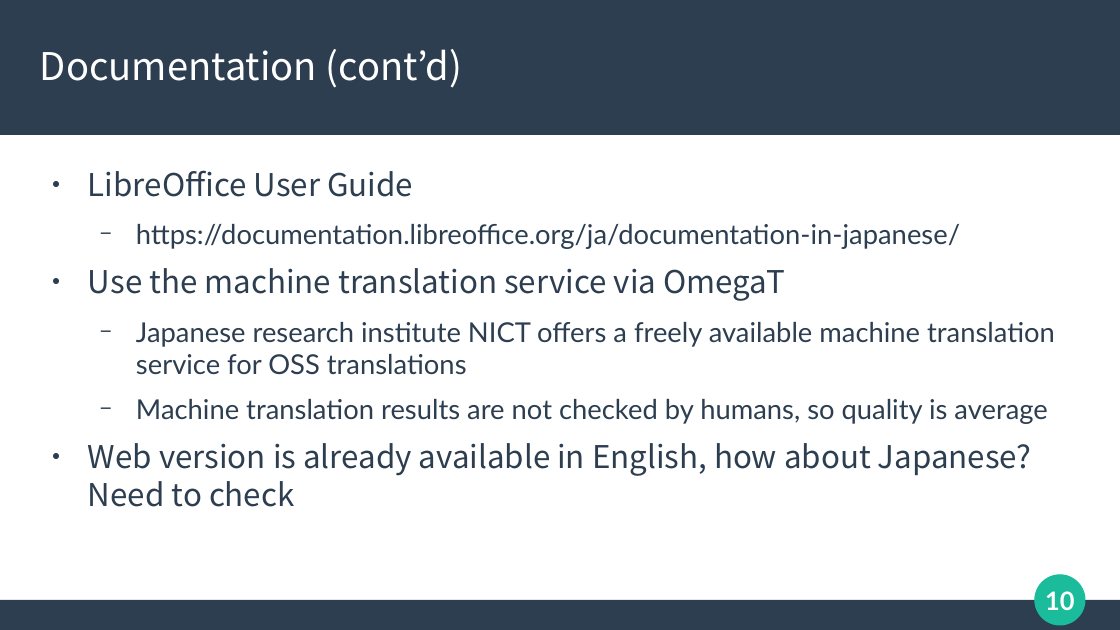
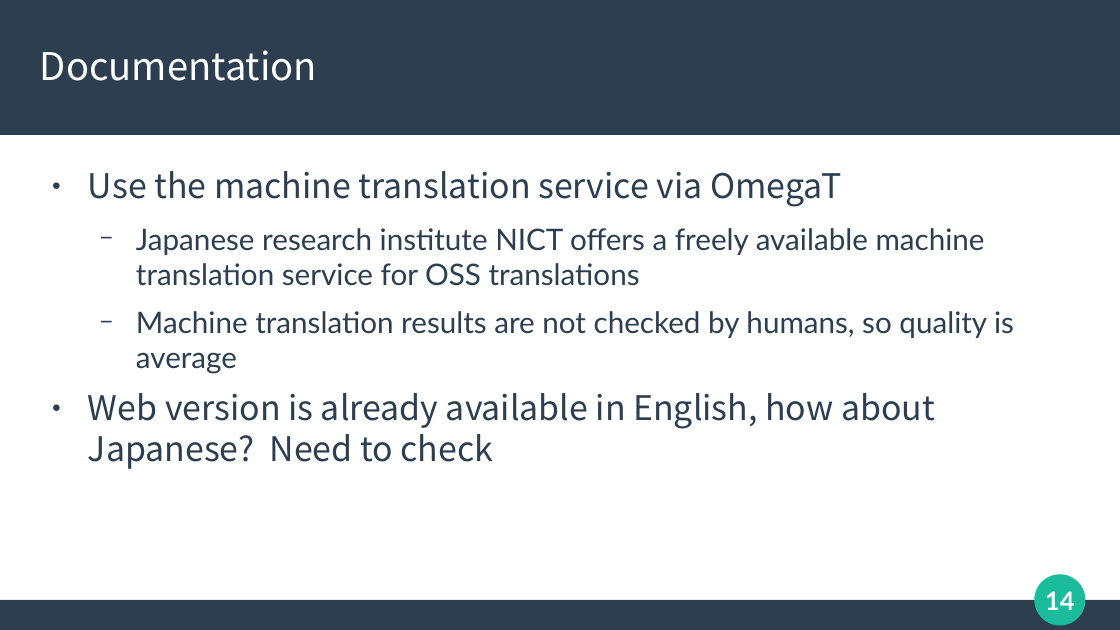
Before and after one commit to naruoga/presentations, a slide deck: slide 14 of 20231008-LOUCA2023-LibO-Japanese-Activities.odp (slide 10 before the commit). Drawn at 1120x630 pixels with LibreOffice and Linux fonts; fonts in the diff are those of the drawing. Boxes give left, top, right and bottom in pixels: in the first picture for what was removed or moved away, otherwise in the second. Text is boxed around its words. In the diff, an @@ line names an element or a change of style, - is before the commit and + after.

```diff
--- a/20231008-LOUCA2023-LibO-Japanese-Activities.odp
+++ b/20231008-LOUCA2023-LibO-Japanese-Activities.odp
@@ title at box(40, 50, 317, 81): text changed @@
-Documentation (cont’d)
+Documentation
@@ text "Use the machine translation service ..." at box(88, 171, 1014, 469): size 22.2 to 24 pt in "Use the machine translation service via OmegaT", "Web version is already available in English, ..."; size 19.4 to 21 pt in "Japanese research institute NICT offers a freely ...", "Machine translation results are not checked by ..." @@
@@ text at box(88, 170, 960, 249): paragraphs removed @@
-● LibreOffice User Guide
-  − https://documentation.libreoffice.org/ja/documentation-in-japanese/
@@ page number at box(1045, 591, 1074, 610): text changed @@
-10
+14
```
Also in this commit, not shown: 9 other slides changed, 9 slides added.
